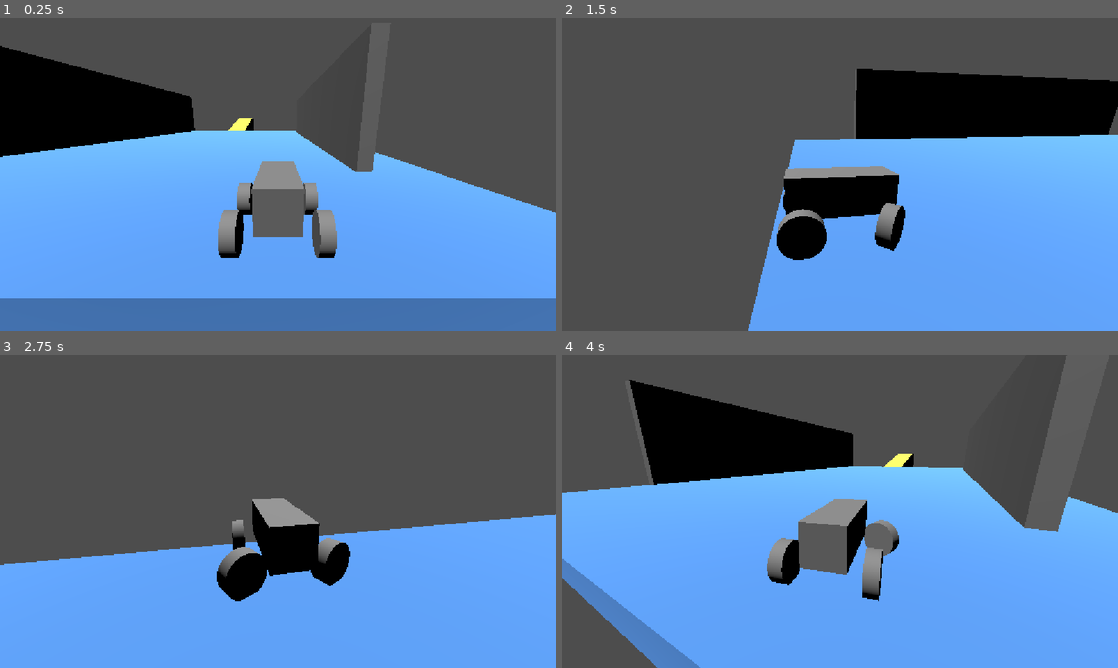
Above: before the commit, frames 1-4 (two rows, left to right).
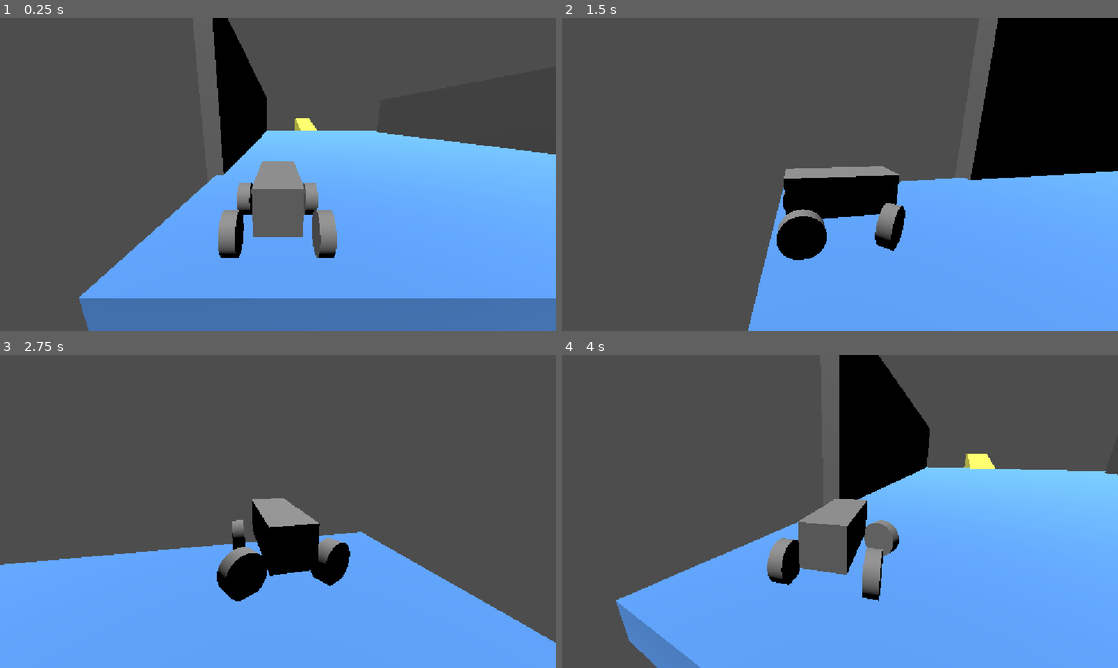
Above: after the commit, the same moments.

Repository: MauroEscalante-Hub/Linea-San-Gnomo
Game: Godot game, scene res://escena_para_pruebas.tscn
The game is run twice, just before and just after one commit, with the same random seed, the same clock (stepped at 60 frames per second) and the same inputs. The project has no main scene, so this scene is started directly.
Inputs:
- Up to frame 1 (0.25 s): no input
- Up to frame 2 (1.5 s): hold D (derecha) 0.53-1.28 s; tap S (frenar) at 0.6, 1.35 s; hold A (izquierda) from 1.28 s (still down)
- Up to frame 3 (2.75 s): release A (izquierda) at 2.03 s; hold D (derecha) from 2.03 s (still down); tap S (frenar) at 2.1 s
- Up to frame 4 (4 s): release D (derecha) at 2.78 s; hold W (avanzar) 2.78-3.53 s; tap S (frenar) at 2.85, 3.6 s; hold A (izquierda) from 3.53 s (still down)

The runs differ from the first frame. In frame 1, 33% of the frame differs, in the area x 0-100%, y 0-100%; in frame 2, 16%; in frame 3, 7.2%; in frame 4, 30%.

Commit message:
aun resolviendo problemas
aún no puedo resolver que quede pegado a la pared y que se maneje

Diff:
--- a/Escenas/jugador/jugador.tscn
+++ b/Escenas/jugador/jugador.tscn
@@ -78,7 +78,7 @@
 target_position = Vector3(5, 0, 0)
 
 [node name="RayCast_izquierda" type="RayCast3D" parent="." unique_id=515453143]
-target_position = Vector3(-4, 0, 0)
+target_position = Vector3(-5, 0, 0)
 
 [node name="camara_player" type="Node3D" parent="." unique_id=1206531063 node_paths=PackedStringArray("player")]
 script = ExtResource("2_8cmsc")
--- a/escena_para_pruebas.tscn
+++ b/escena_para_pruebas.tscn
@@ -24,15 +24,15 @@
 material = SubResource("StandardMaterial3D_u5bk5")
 
 [node name="pared_derecha" type="CSGBox3D" parent="CSGCombiner3D" unique_id=1136161589]
-transform = Transform3D(1, 0, 0, 0, 1, 0, 0, 0, 1, 17.424194, 4.2496114, -27.54084)
-size = Vector3(1, 8.624634, 43.083313)
+transform = Transform3D(1, 0, 0, 0, 1, 0, 0, 0, 1, 17.424194, 4.2496114, -29.54824)
+size = Vector3(1, 8.624634, 39.068512)
 
 [node name="pared_izquierda" type="CSGBox3D" parent="CSGCombiner3D" unique_id=1773880257]
 transform = Transform3D(1, 0, 0, 0, 1, 0, 0, 0, 1, -13.163201, 4.8015137, -30.407923)
 size = Vector3(1, 10.396973, 50)
 
 [node name="jugador" parent="." unique_id=1604139032 instance=ExtResource("1_r8nmx")]
-transform = Transform3D(1, 0, 0, 0, 1, 0, 0, 0, 1, 12.010979, 2.198421, 1.4303617)
+transform = Transform3D(1, 0, 0, 0, 1, 0, 0, 0, 1, -9.407897, 2.198421, 1.4303617)
 
 [node name="DirectionalLight3D" type="DirectionalLight3D" parent="." unique_id=872906465]
 transform = Transform3D(0.20545253, 0.9629557, -0.17465837, -0.31475925, 0.23400037, 0.91987526, 0.9266692, -0.13401537, 0.35117525, -5.910654, 5.324602, 4.6082563)
--- a/escenas/jugador/jugador.gd
+++ b/escenas/jugador/jugador.gd
@@ -7,24 +7,37 @@
 @onready var centro_de_masa := $"centro de masa"
 @onready var detector_derecho := $RayCast_derecha
 @onready var detector_izquierdo := $RayCast_izquierda
+var pegado_a_pared :bool = false
+
 func _ready():
 	center_of_mass = centro_de_masa.position
 
 func _physics_process(delta):
 	steering = lerp(steering, Input.get_axis("derecha","izquierda") * max_steer, velocidad_de_giro * delta)
 	engine_force = Input.get_axis("frenar", "avanzar") * engine_power
+	print("frente auto: ", -transform.basis.z)
 
-	if detector_derecho.is_colliding():
-		#print("se detecto algo, soy derecho")
+	if pegado_a_pared:
+		print("ESTOY PEGADO")
+
+	if detector_derecho.is_colliding() and !pegado_a_pared:
 		var normal = detector_derecho.get_collision_normal()
-		var direccion_pared = normal.cross(Vector3.UP)
+		var direccion = normal.cross(Vector3.UP)
+		direccion.y = 0
+		direccion = direccion.normalized()
+		var nuevo_basis = Basis.looking_at(direccion, normal)
+		global_transform.basis = nuevo_basis
+		var hacia_pared = -normal
+		apply_central_force(hacia_pared * 100.0)
+		pegado_a_pared = true
 
-		print("[velocidad] ",linear_velocity)
-		print("[direccion pared] ", direccion_pared)
-
-	if detector_izquierdo.is_colliding():
-		#print("se detecto algo, soy izquierdo")
-		#var normal = detector_izquierdo.get_collision_normal()
-		#var direccion = normal.cross(Vector3.UP)
-		#print(direccion)
-		print("[izquierdo] ",linear_velocity)
+	if detector_izquierdo.is_colliding()and !pegado_a_pared:
+		var normal = detector_izquierdo.get_collision_normal()
+		var direccion = -normal.cross(Vector3.UP)
+		direccion.y = 0
+		direccion = direccion.normalized()
+		var nuevo_basis = Basis.looking_at(direccion, normal)
+		global_transform.basis = nuevo_basis
+		var hacia_pared = -normal
+		apply_central_force(hacia_pared * 100.0)
+		pegado_a_pared = true
